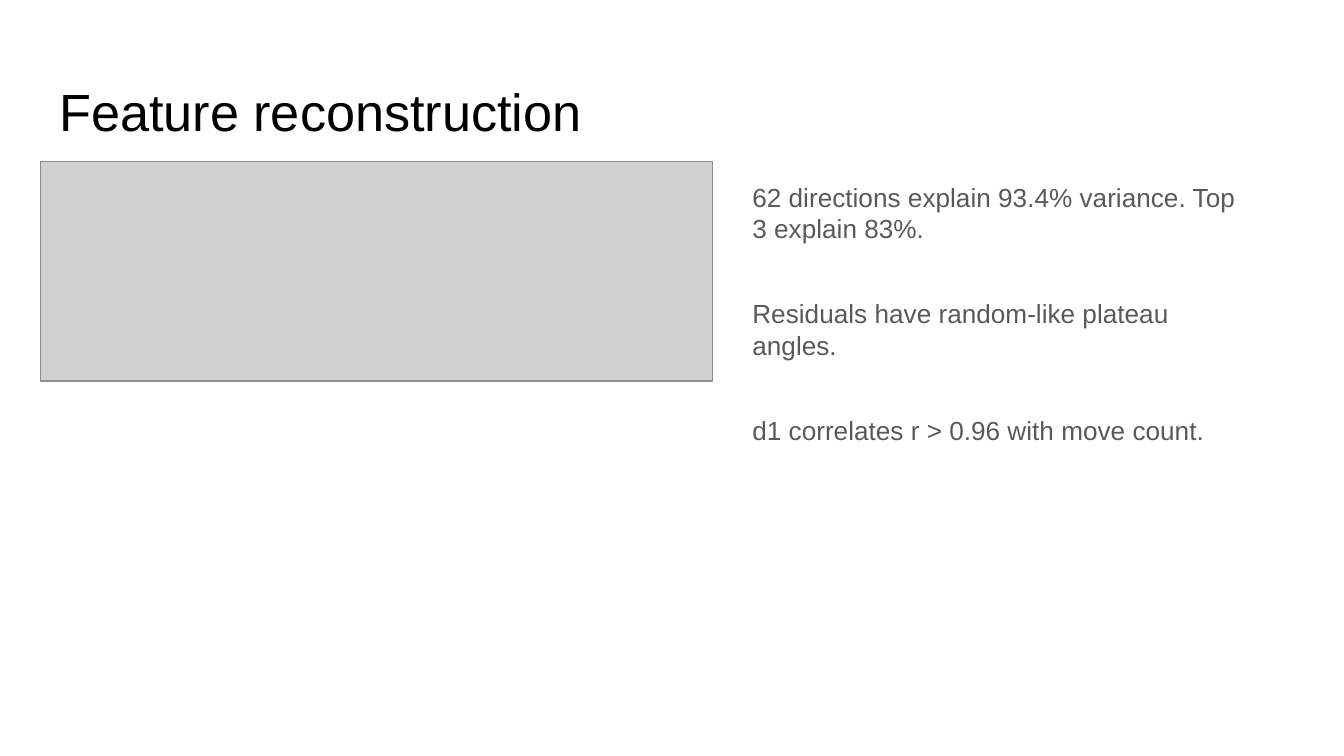
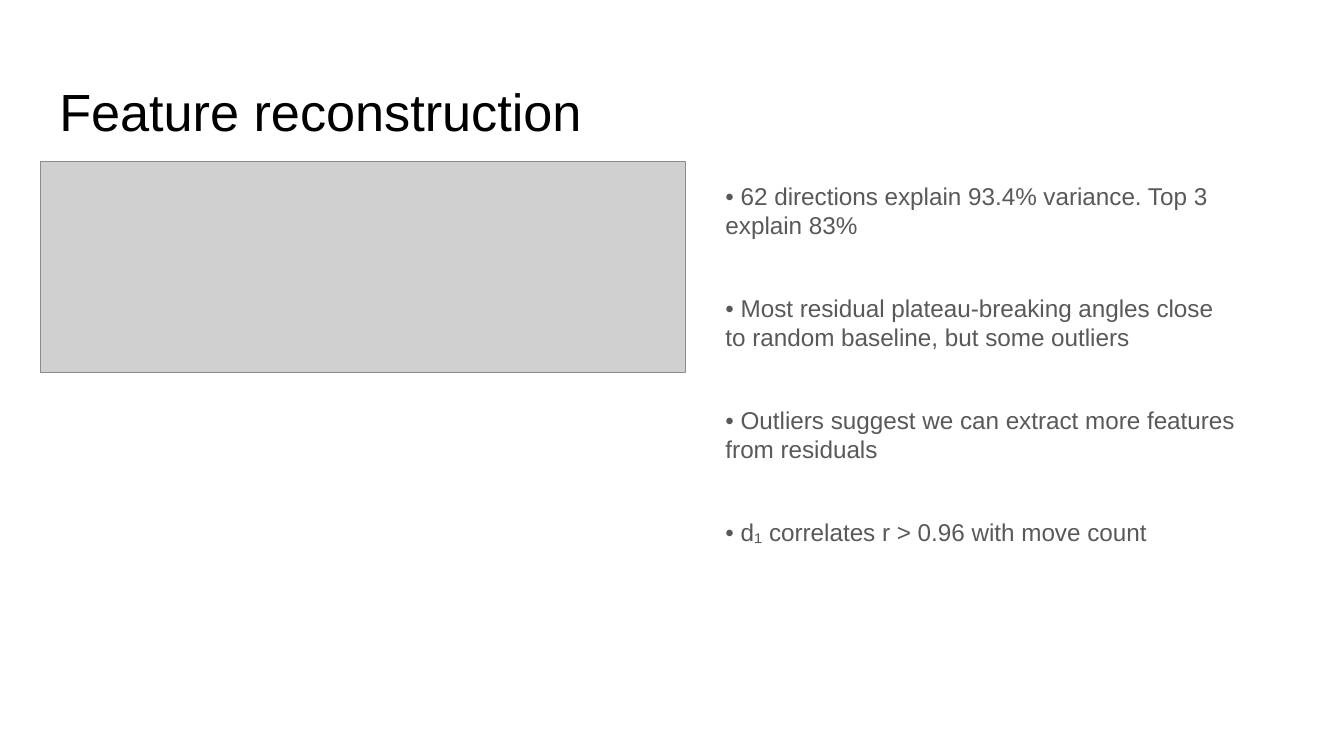
Before and after one commit to FranciscoHS/steering-plateaus, a slide deck: slide 11 of Activation Plateaus Meeting Slides - Updated.pptx. Drawn at 1344x756 pixels with LibreOffice and Linux fonts; fonts in the diff are those of the drawing; grey boxes stand for pictures. Boxes give left, top, right and bottom in pixels: in the first picture for what was removed or moved away, otherwise in the second. Text is boxed around its words. In the diff, an @@ line names an element or a change of style, - is before the commit and + after.

```diff
--- a/Activation Plateaus Meeting Slides - Updated.pptx
+++ b/Activation Plateaus Meeting Slides - Updated.pptx
@@ picture: place and size @@
-picture at (40,161,712,382)
+picture at (40,161,685,372)
@@ text at (725,187,1235,543): text changed; size 14 to 13 pt @@
-62 directions explain 93.4% variance. Top 3 explain 83%.
-Residuals have random-like plateau angles.
-d1 correlates r > 0.96 with move count.
+• 62 directions explain 93.4% variance. Top 3 explain 83%
+• Most residual plateau-breaking angles close to random baseline, but some outliers
+• Outliers suggest we can extract more features from residuals
+• d₁ correlates r > 0.96 with move count
```
Also in this commit, not shown: 10 other slides changed, 40 other files.
